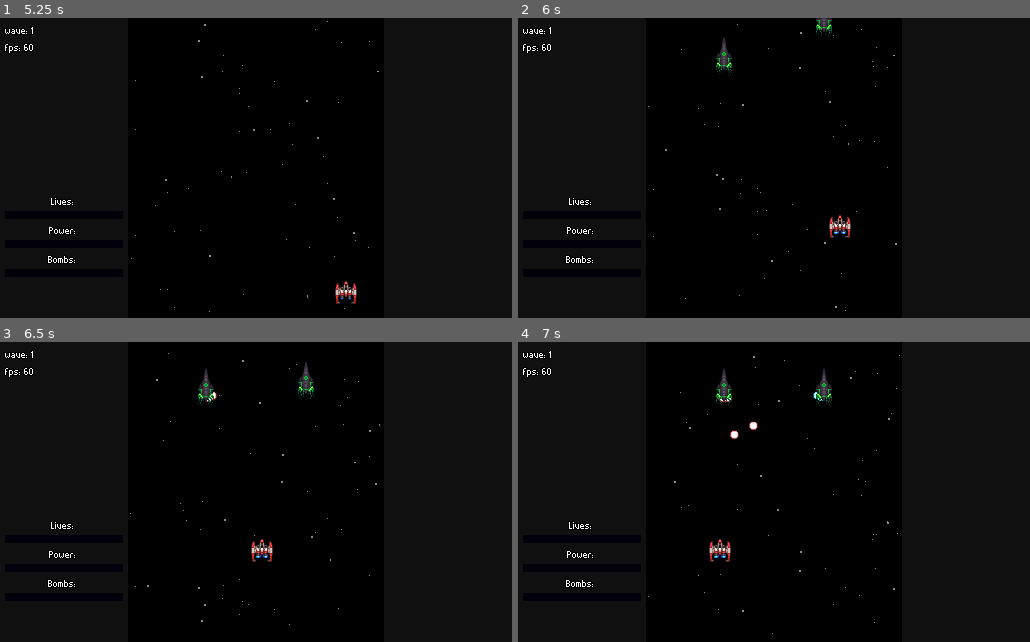
Above: before the commit, frames 1-4 (two rows, left to right).
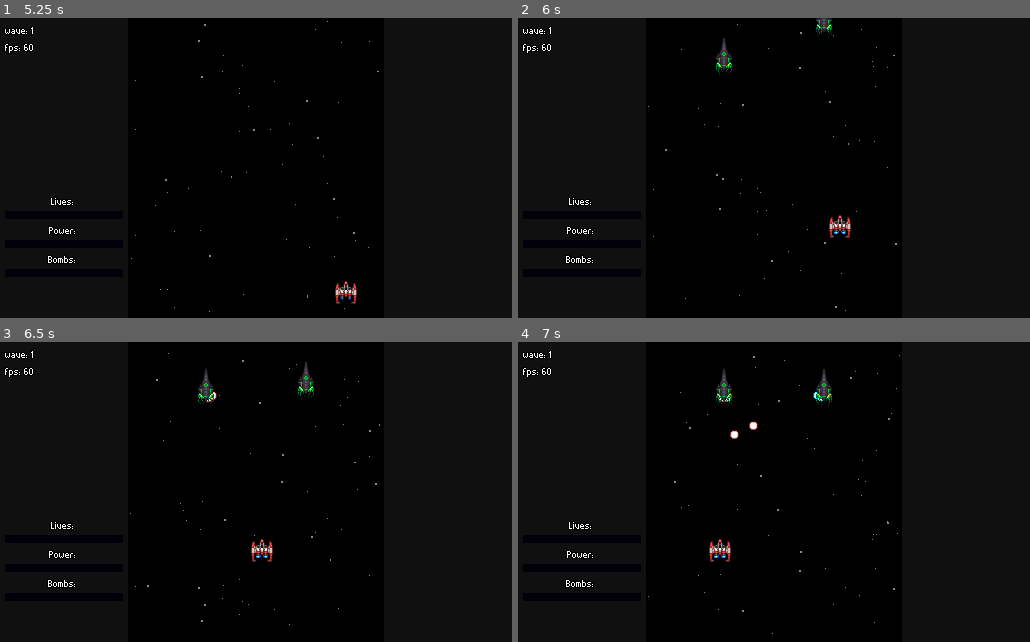
Above: after the commit, the same moments.

Repository: rockrick1/galaxy-stride
Game: Godot game, scene res://menus/main_menu.tscn
Same seed, same stepped clock (60 frames per second), same inputs: the game is played once before the commit and once after it.
Inputs (mouse positions are in pixels of both pictures, inside the frame that each line leads up to):
- Up to frame 1 (5.25 s): click "New Game" at 0.5 s; click "New Game" at 1.25 s; move the mouse to (368, 153) at 2.02 s; hold Right (ui_right) 2.03-2.75 s; click (230, 138) at 2.75 s; move the mouse to (153, 183) at 3.52 s; hold Down (ui_down) 3.53-4.28 s; tap Enter at 4.25 s; move the mouse to (307, 102) at 4.27 s; hold Right (ui_right) 4.28-5.03 s; move the mouse to (230, 228) at 5.02 s; hold Up (ui_up) from 5.03 s (still down)
- Up to frame 2 (6 s): move the mouse to (927, 213) at 5.77 s; release Up (ui_up) at 5.78 s; hold Left (ui_left) from 5.78 s (still down)
- Up to frame 3 (6.5 s): keep holding Left (ui_left)
- Up to frame 4 (7 s): keep holding Left (ui_left); move the mouse to (620, 447) at 6.52 s

Frame 1 is identical in both runs. In frame 2, less than 0.1% of the frame differs, in the area x 38-62%, y 2-19%; in frame 3, less than 0.1%; in frame 4, less than 0.1%.

Commit message:
fix broken mat

Diff:
--- a/characters/enemies/enemy.gd
+++ b/characters/enemies/enemy.gd
@@ -46,7 +46,8 @@
 
 
 func _process(_delta):
-	blink_mat.set_shader_param("intensity", blink_intensity)
+	if blink_mat != null:
+		blink_mat.set_shader_param("intensity", blink_intensity)
 
 
 func start():
--- a/characters/enemies/void1.tscn
+++ b/characters/enemies/void1.tscn
@@ -57,7 +57,6 @@
 material = ExtResource( 3 )
 frames = ExtResource( 2 )
 animation = "void1"
-frame = 1
 playing = true
 
 [node name="Hitbox" type="CollisionShape2D" parent="."]
